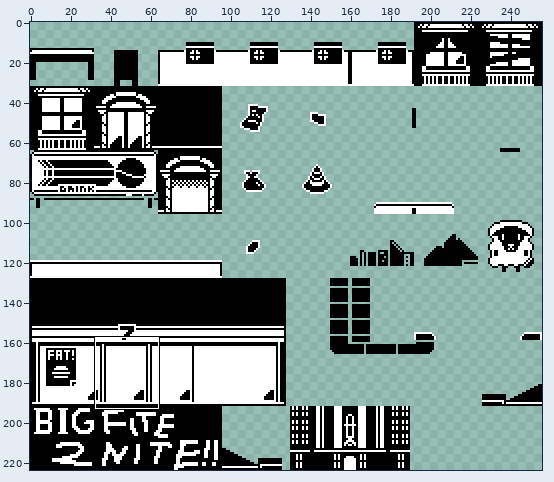
Two versions of one sprite sheet, assets/tiles.png. Above: a wide view before the commit, with the close-up outlined.
Close-up. Earlier state:
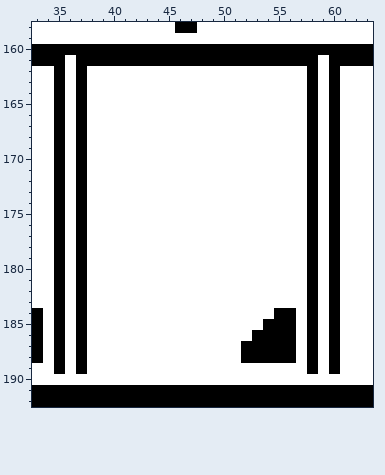
The file is 256x224 pixels. Shown: x 33..63, y 158..192.
After:
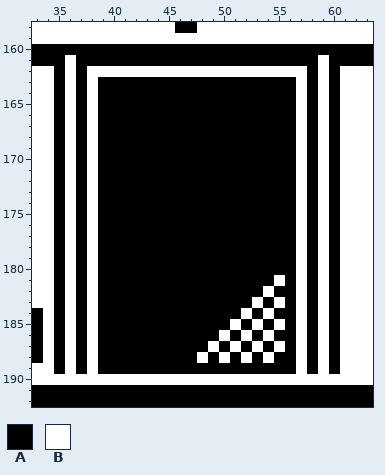
Palette (. is transparent): A #000000  B #ffffff
The author wrote: adjust tile sprites
What changed:
@@ x 33..63 @@
 162 BBABABBBBBBBBBBBBBBBBBBBBABABBB
-163 BBABABBBBBBBBBBBBBBBBBBBBABABBB
-164 BBABABBBBBBBBBBBBBBBBBBBBABABBB
-165 BBABABBBBBBBBBBBBBBBBBBBBABABBB
-166 BBABABBBBBBBBBBBBBBBBBBBBABABBB
-167 BBABABBBBBBBBBBBBBBBBBBBBABABBB
-168 BBABABBBBBBBBBBBBBBBBBBBBABABBB
-169 BBABABBBBBBBBBBBBBBBBBBBBABABBB
-170 BBABABBBBBBBBBBBBBBBBBBBBABABBB
-171 BBABABBBBBBBBBBBBBBBBBBBBABABBB
-172 BBABABBBBBBBBBBBBBBBBBBBBABABBB
-173 BBABABBBBBBBBBBBBBBBBBBBBABABBB
-174 BBABABBBBBBBBBBBBBBBBBBBBABABBB
-175 BBABABBBBBBBBBBBBBBBBBBBBABABBB
-176 BBABABBBBBBBBBBBBBBBBBBBBABABBB
-177 BBABABBBBBBBBBBBBBBBBBBBBABABBB
-178 BBABABBBBBBBBBBBBBBBBBBBBABABBB
-179 BBABABBBBBBBBBBBBBBBBBBBBABABBB
-180 BBABABBBBBBBBBBBBBBBBBBBBABABBB
-181 BBABABBBBBBBBBBBBBBBBBBBBABABBB
-182 BBABABBBBBBBBBBBBBBBBBBBBABABBB
-183 BBABABBBBBBBBBBBBBBBBBBBBABABBB
-184 ABABABBBBBBBBBBBBBBBBBAABABABBB
-185 ABABABBBBBBBBBBBBBBBBAAABABABBB
-186 ABABABBBBBBBBBBBBBBBAAAABABABBB
-187 ABABABBBBBBBBBBBBBBAAAAABABABBB
-188 ABABABBBBBBBBBBBBBBAAAAABABABBB
-189 BBABABBBBBBBBBBBBBBBBBBBBABABBB
+163 BBABABAAAAAAAAAAAAAAAAAABABABBB
+164 BBABABAAAAAAAAAAAAAAAAAABABABBB
+165 BBABABAAAAAAAAAAAAAAAAAABABABBB
+166 BBABABAAAAAAAAAAAAAAAAAABABABBB
+167 BBABABAAAAAAAAAAAAAAAAAABABABBB
+168 BBABABAAAAAAAAAAAAAAAAAABABABBB
+169 BBABABAAAAAAAAAAAAAAAAAABABABBB
+170 BBABABAAAAAAAAAAAAAAAAAABABABBB
+171 BBABABAAAAAAAAAAAAAAAAAABABABBB
+172 BBABABAAAAAAAAAAAAAAAAAABABABBB
+173 BBABABAAAAAAAAAAAAAAAAAABABABBB
+174 BBABABAAAAAAAAAAAAAAAAAABABABBB
+175 BBABABAAAAAAAAAAAAAAAAAABABABBB
+176 BBABABAAAAAAAAAAAAAAAAAABABABBB
+177 BBABABAAAAAAAAAAAAAAAAAABABABBB
+178 BBABABAAAAAAAAAAAAAAAAAABABABBB
+179 BBABABAAAAAAAAAAAAAAAAAABABABBB
+180 BBABABAAAAAAAAAAAAAAAAAABABABBB
+181 BBABABAAAAAAAAAAAAAAAABABABABBB
+182 BBABABAAAAAAAAAAAAAAABAABABABBB
+183 BBABABAAAAAAAAAAAAAABABABABABBB
+184 ABABABAAAAAAAAAAAAABABAABABABBB
+185 ABABABAAAAAAAAAAAABABABABABABBB
+186 ABABABAAAAAAAAAAABABABAABABABBB
+187 ABABABAAAAAAAAAABABABABABABABBB
+188 ABABABAAAAAAAAABABABABAABABABBB
+189 BBABABAAAAAAAAAAAAAAAAAABABABBB
 190 BBBBBBBBBBBBBBBBBBBBBBBBBBBBBBB
